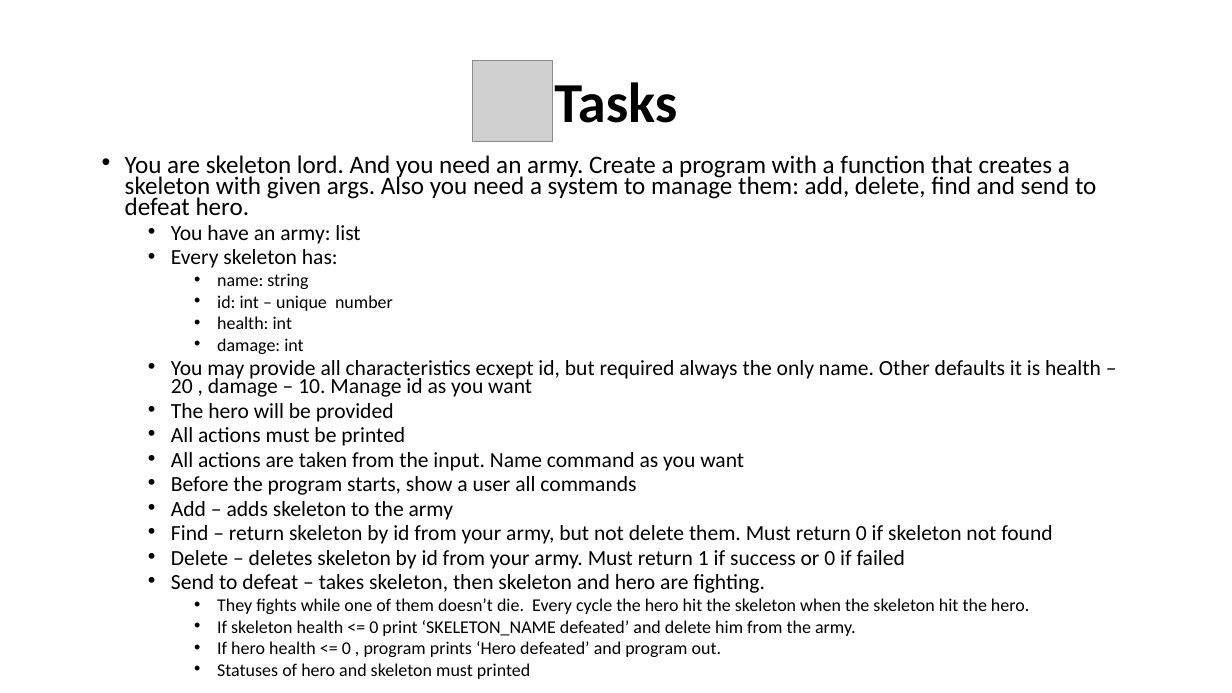
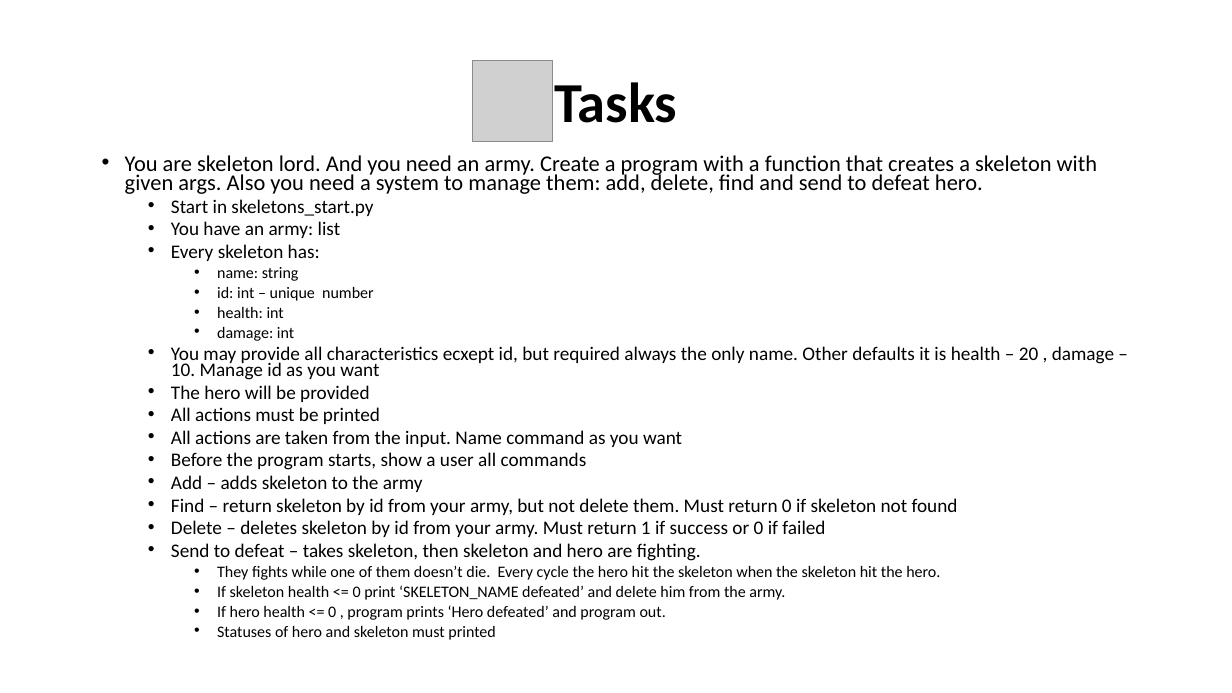
Before and after one commit to WonderLuc/brother-bootcamp, a slide deck: slide 54 of python 101/python_101.pptx (slide 52 before the commit). Drawn at 1232x693 pixels with LibreOffice and Linux fonts; fonts in the diff are those of the drawing; grey boxes stand for pictures; background and template pictures are left out. Boxes give left, top, right and bottom in pixels: in the first picture for what was removed or moved away, otherwise in the second. Text is boxed around its words. In the diff, an @@ line names an element or a change of style, - is before the commit and + after.

```diff
--- a/python 101/python_101.pptx
+++ b/python 101/python_101.pptx
@@ text at <box>125,155,1114,640</box>: size 19.6 to 17.5 pt in "You are skeleton lord. And you need ..."; size 16.8 to 15 pt in "You have an army: list", "Every skeleton has:", "You may provide all characteristics ecxept id, ...", "The hero will be provided" and 7 more places; size 14 to 12.5 pt in "name: string", "id: int – unique number", "health: int", "damage: int" and 4 more places @@
@@ text at <box>171,199,373,216</box>: paragraph added @@
+  • Start in skeletons_start.py
```
Also in this commit, not shown: 3 slides added, 2 other files.
